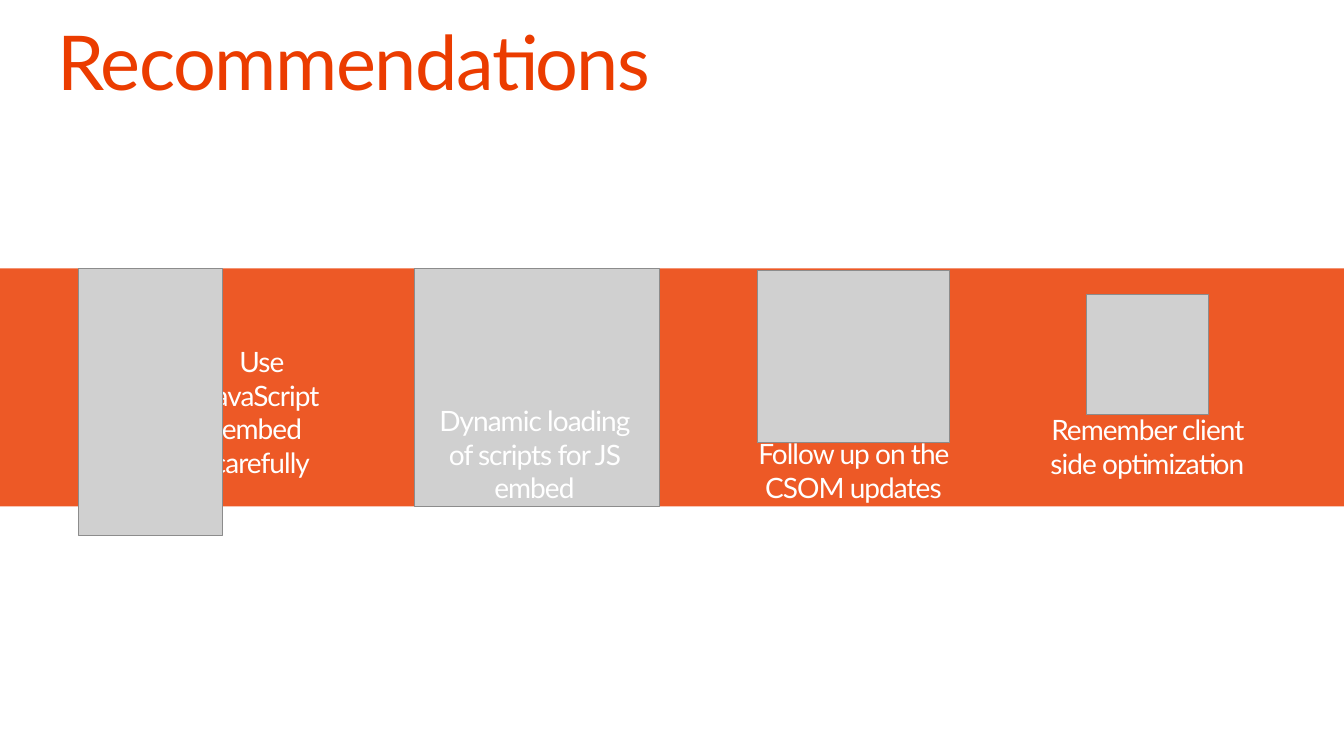
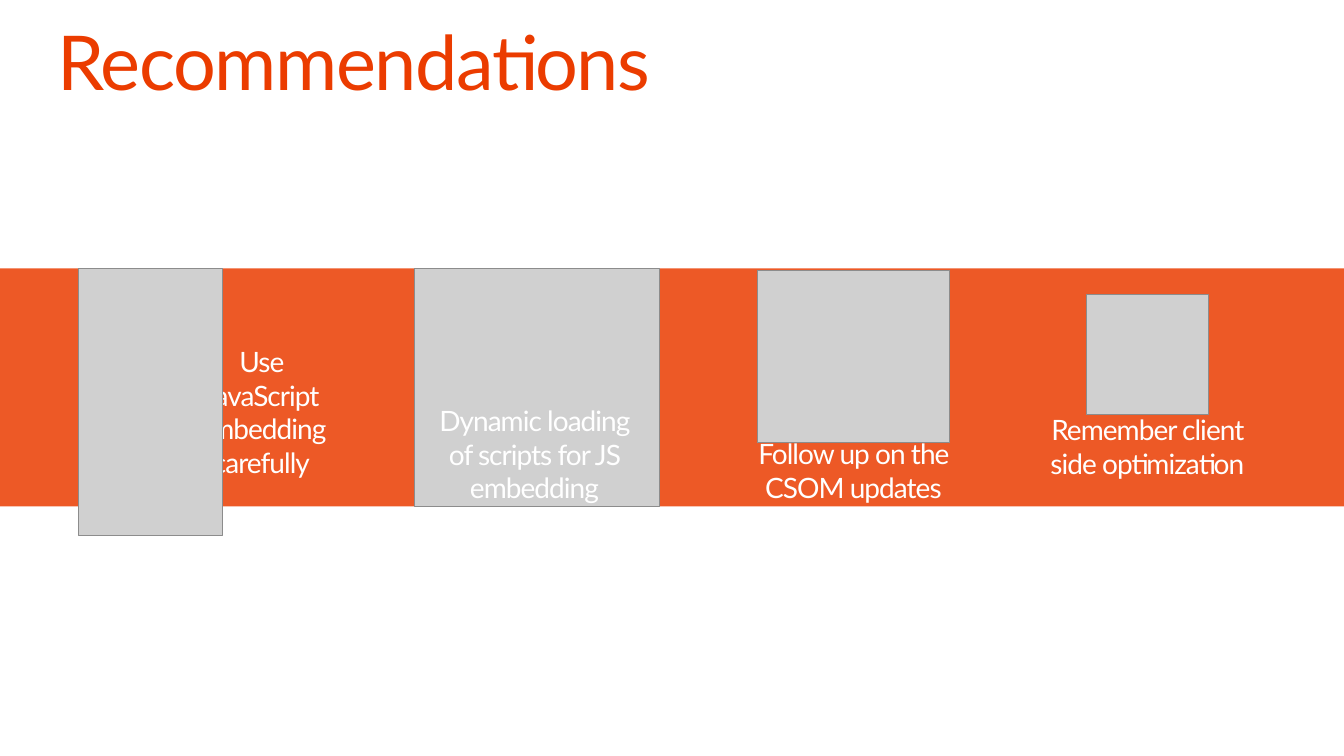
Before and after one commit to OfficeDev/TrainingContent, a slide deck: slide 4 of O3658/02 Managing site settings using app model/2_SiteManagement.pptx. Drawn at 1344x756 pixels with LibreOffice and Linux fonts; fonts in the diff are those of the drawing; grey boxes stand for pictures; background and template pictures are left out. Boxes give left, top, right and bottom in pixels: in the first picture for what was removed or moved away, otherwise in the second. Text is boxed around its words. In the diff, an @@ line names an element or a change of style, - is before the commit and + after.

```diff
--- a/O3658/02 Managing site settings using app model/2_SiteManagement.pptx
+++ b/O3658/02 Managing site settings using app model/2_SiteManagement.pptx
@@ text at (x1=197, y1=352, x2=326, y2=479): text changed @@
-Use JavaScript embed carefully
+Use JavaScript embedding carefully
@@ text at (x1=439, y1=411, x2=630, y2=503): text changed @@
-Dynamic loading of scripts for JS embed
+Dynamic loading of scripts for JS embedding
```
Also in this commit, not shown: 15 other slides changed, 1 slide added, 1 slide removed, 1 other file.
